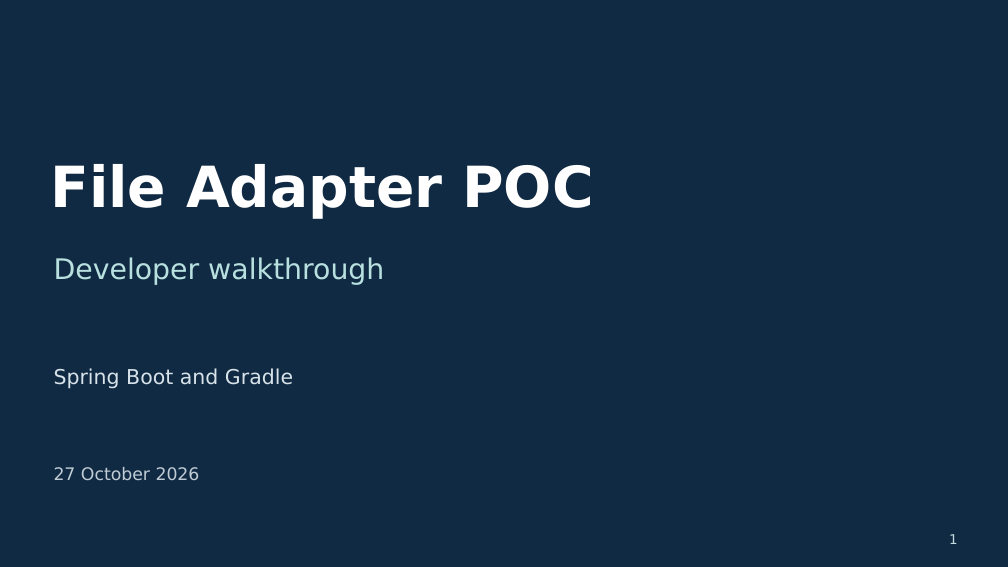
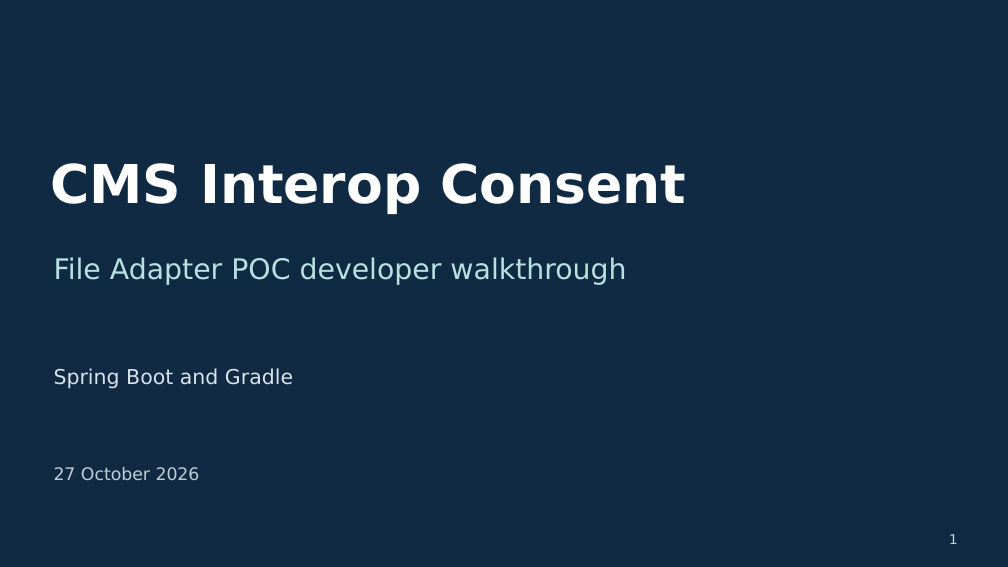
Before and after one commit to jenbrick/fileadapter, a slide deck: slide 1 of docs/presentations/File_Adapter_POC_Developer_Walkthrough.pptx. Drawn at 1008x567 pixels with LibreOffice and Linux fonts; fonts in the diff are those of the drawing. Boxes give left, top, right and bottom in pixels: in the first picture for what was removed or moved away, otherwise in the second. Text is boxed around its words. In the diff, an @@ line names an element or a change of style, - is before the commit and + after.

Commit message:
Add CMS consent enrichment and target-specific upserts
Support zero, one or two independently tracked consent requests per member row. Resolve owner, manager and existing consent GUIDs through an integration port, freeze member plans for recovery, and label previews with request origins.

Include nine synthetic input layouts, expected provider and payer bodies, a local HTTP mock, updated architecture and field documentation, and the 31-slide developer walkthrough.

Validation: 99 tests pass; packaged previews verified for all nine layouts; packaged HTTP enrichment and partial-success resume verified against the local mock.

```diff
--- a/docs/presentations/File_Adapter_POC_Developer_Walkthrough.pptx
+++ b/docs/presentations/File_Adapter_POC_Developer_Walkthrough.pptx
@@ text at (50, 163, 686, 214): text changed; size 54 to 51 pt @@
-File Adapter POC
+CMS Interop Consent
@@ text at (54, 257, 626, 285): text changed @@
-Developer walkthrough
+File Adapter POC developer walkthrough
```
Also in this commit, not shown: 11 other slides changed, 19 slides added, 14 slides removed, 40 other files.
